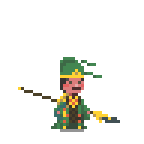
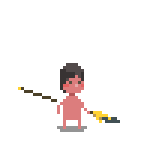
Before/after of a 144x144 layered artwork. What changed in the layer stack:
hid "圖層 20" over (x1=51, y1=57, x2=102, y2=129)
